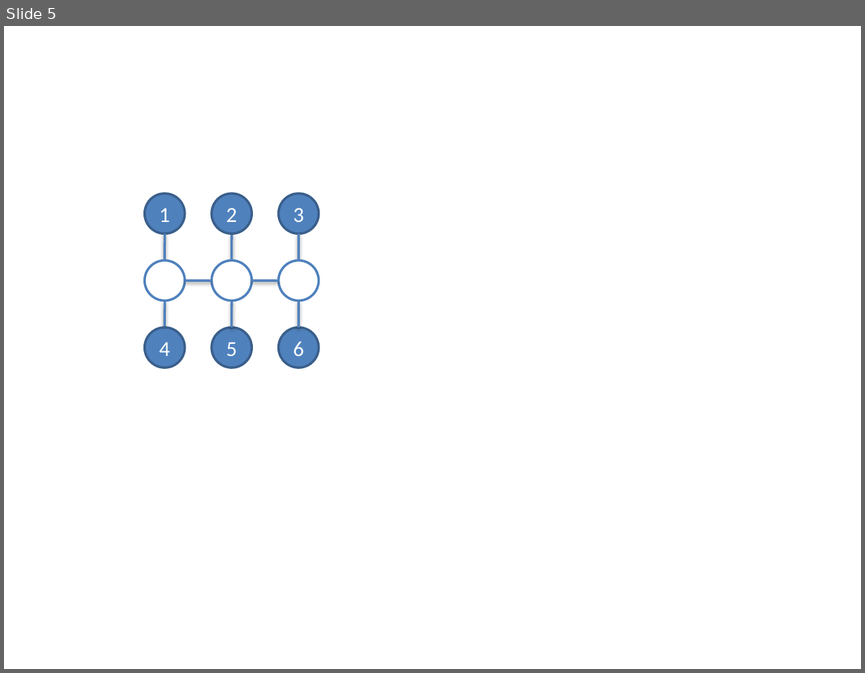
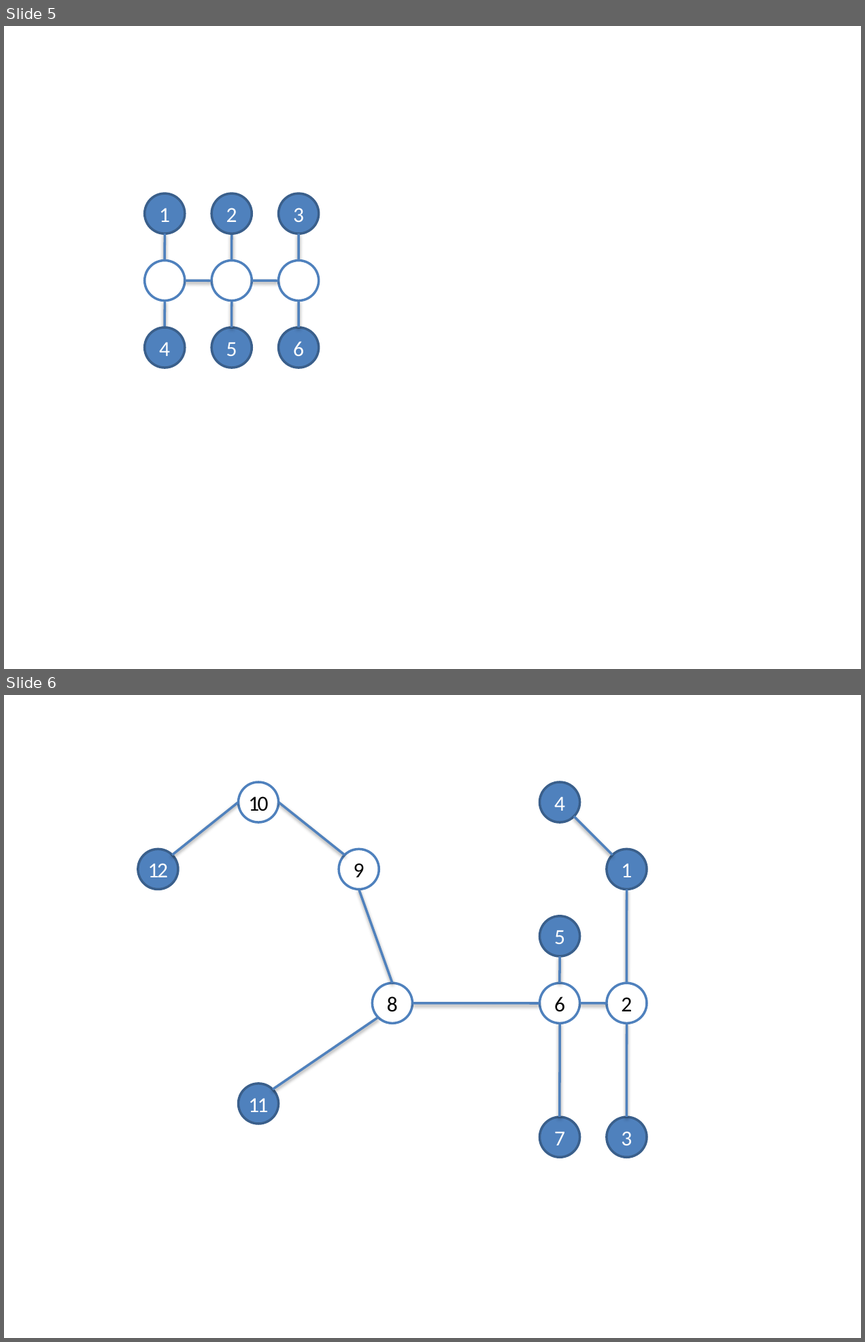
Before and after one commit to fongoses/robo2, a slide deck: documentos/mapas.pptx. Shown one above the other, each under a label of ours: slide 5 before the commit, slides 5 and 6 after it. The pictures are 865x673 and 865x1342 pixels, drawn with LibreOffice and Linux fonts; fonts in the diff are those of the drawing. Boxes give left, top, right and bottom in pixels: in the first picture for what was removed or moved away, otherwise in the second. Text is boxed around its words. In the diff, an @@ line names an element or a change of style, - is before the commit and + after.

```diff
--- a/documentos/mapas.pptx
+++ b/documentos/mapas.pptx
@@ slide 6 added at [4, 695, 861, 1338], background #FFFFFF @@
@@ ellipse added at [238, 783, 278, 823], fill #FFFFFF, outline #4F81BD 2 pt, 18 pt, text #000000 @@
+10
@@ ellipse added at [540, 783, 580, 823], fill #4F81BD, outline #3A5F8C 2 pt, 18 pt, text #FFFFFF @@
+4
@@ line added from (172, 855) to (238, 802), #4F81BD 2 pt @@
@@ line added from (278, 802) to (344, 855), #4F81BD 2 pt @@
@@ line added from (574, 817) to (613, 855), #4F81BD 2 pt @@
@@ ellipse added at [138, 849, 178, 889], fill #4F81BD, outline #3A5F8C 2 pt, 18 pt, text #FFFFFF @@
+12
@@ ellipse added at [339, 849, 379, 889], fill #FFFFFF, outline #4F81BD 2 pt, 18 pt, text #000000 @@
+9
@@ ellipse added at [606, 849, 647, 889], fill #4F81BD, outline #3A5F8C 2 pt, 18 pt, text #FFFFFF @@
+1
@@ line added from (392, 983) to (359, 889), #4F81BD 2 pt @@
@@ line added from (626, 983) to (627, 889), #4F81BD 2 pt @@
@@ ellipse added at [540, 916, 580, 956], fill #4F81BD, outline #3A5F8C 2 pt, 18 pt, text #FFFFFF @@
+5
@@ line added from (559, 983) to (560, 956), #4F81BD 2 pt @@
@@ ellipse added at [373, 983, 413, 1023], fill #FFFFFF, outline #4F81BD 2 pt, 18 pt, text #000000 @@
+8
@@ ellipse added at [540, 983, 580, 1023], fill #FFFFFF, outline #4F81BD 2 pt, 18 pt, text #000000 @@
+6
@@ ellipse added at [606, 983, 647, 1023], fill #FFFFFF, outline #4F81BD 2 pt, 18 pt, text #000000 @@
+2
@@ line added from (272, 1089) to (379, 1017), #4F81BD 2 pt @@
@@ line added from (413, 1002) to (540, 1004), #4F81BD 2 pt @@
@@ line added from (606, 1004) to (580, 1002), #4F81BD 2 pt @@
@@ line added from (559, 1117) to (560, 1023), #4F81BD 2 pt @@
@@ line added from (626, 1117) to (627, 1023), #4F81BD 2 pt @@
@@ ellipse added at [238, 1083, 278, 1123], fill #4F81BD, outline #3A5F8C 2 pt, 18 pt, text #FFFFFF @@
+11
@@ ellipse added at [540, 1117, 580, 1157], fill #4F81BD, outline #3A5F8C 2 pt, 18 pt, text #FFFFFF @@
+7
@@ ellipse added at [606, 1117, 647, 1157], fill #4F81BD, outline #3A5F8C 2 pt, 18 pt, text #FFFFFF @@
+3
```
Also in this commit, not shown: 5 other files.
